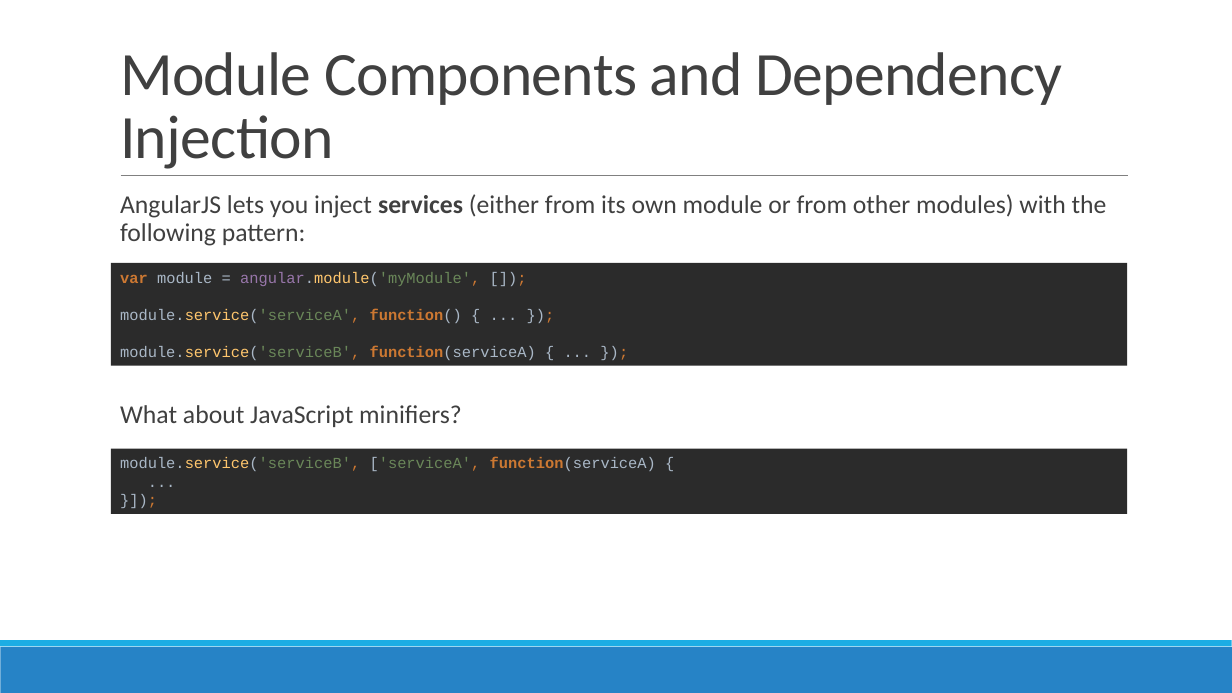
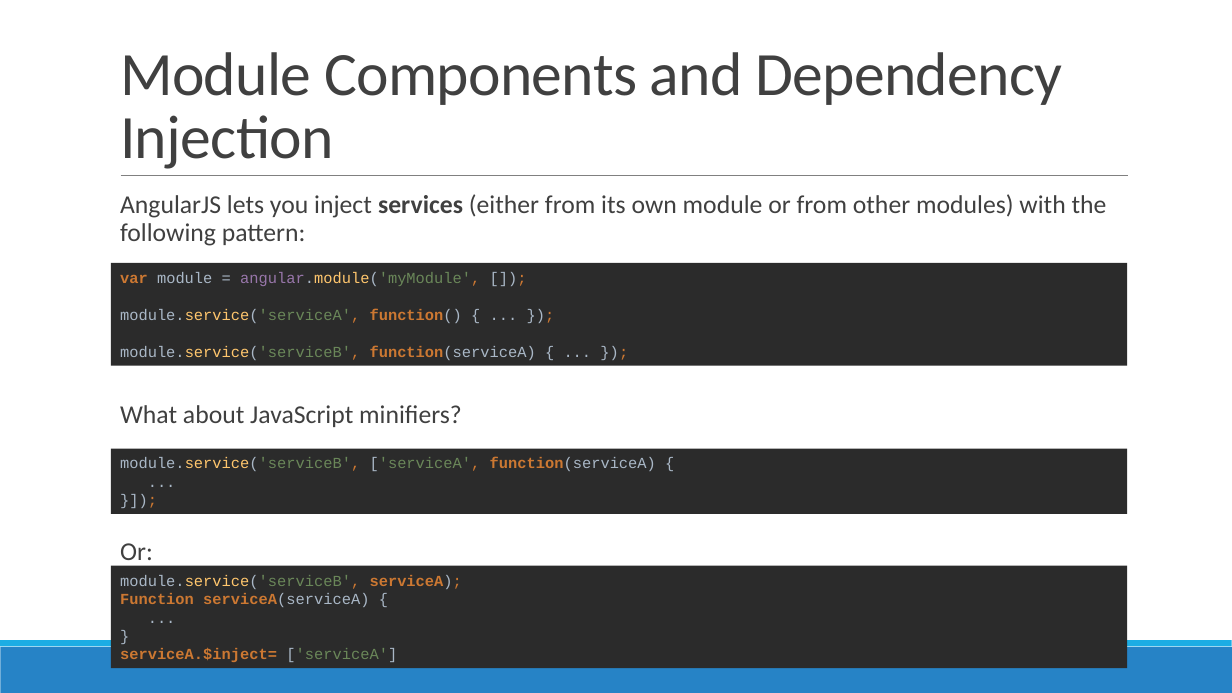
Before and after one commit to rivkiaizen/PhotoGalery, a slide deck: slide 30 of PhotoGalery/Introduction to AngularJS.pptx. Drawn at 1232x693 pixels with LibreOffice and Linux fonts; fonts in the diff are those of the drawing; background and template pictures are left out. Boxes give left, top, right and bottom in pixels: in the first picture for what was removed or moved away, otherwise in the second. Text is boxed around its words. In the diff, an @@ line names an element or a change of style, - is before the commit and + after.

```diff
--- a/PhotoGalery/Introduction to AngularJS.pptx
+++ b/PhotoGalery/Introduction to AngularJS.pptx
@@ rectangle added at (111,566,1128,668), fill #2B2B2B, 12 pt, text #CC7832 @@
+module.service('serviceB', serviceA);
+Function serviceA(serviceA) {
+...
+}
+serviceA.$inject= ['serviceA']
@@ text at (120,543,153,566): paragraph added @@
+  Or:
```
Also in this commit, not shown: 3 other files.
